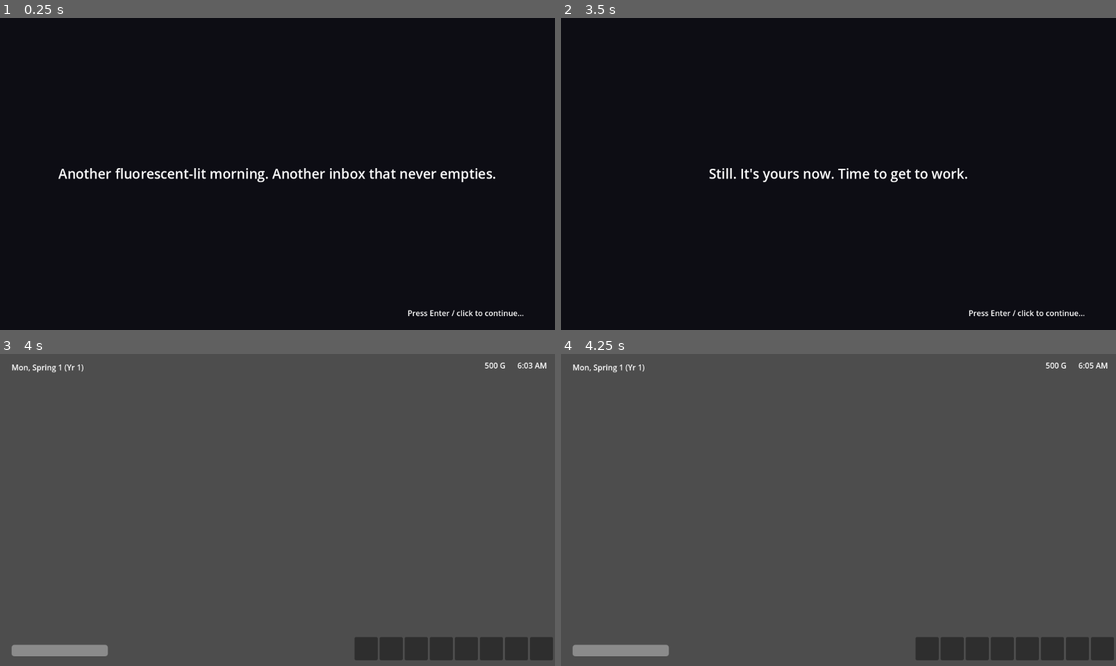
Above: before the commit, frames 1-4 (two rows, left to right).
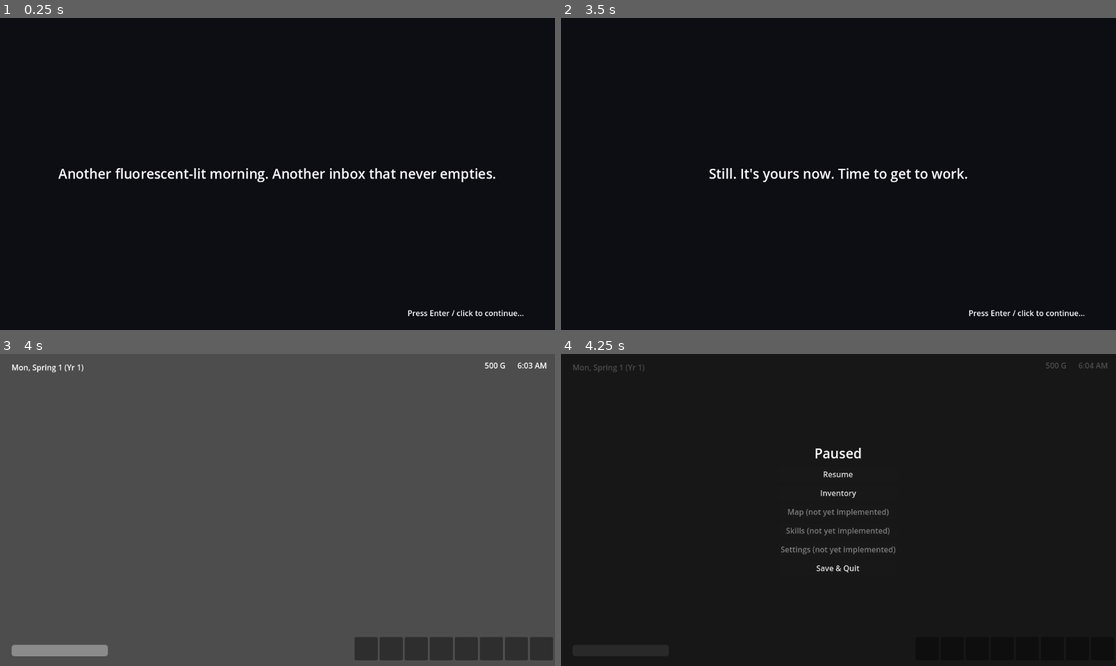
Above: after the commit, the same moments.

Repository: GRITui/story-of-country-side
Game: Godot game, scene res://scenes/Main.tscn
Same seed, same stepped clock (60 frames per second), same inputs: the game is played once before the commit and once after it.
Inputs (mouse positions are in pixels of both pictures, inside the frame that each line leads up to):
- Up to frame 1 (0.25 s): no input
- Up to frame 2 (3.5 s): tap Enter (ui_accept) at 0.5, 0.77, 1.25, 2, 2.75 s; move the mouse to (960, 158) at 0.52 s; click (960, 158) at 0.67 s; drag from (727, 189) to (810, 236) at 1.27 s; move the mouse to (894, 105) at 2.02 s; click (894, 105) at 2.17 s; drag from (810, 236) to (672, 127) at 2.77 s
- Up to frame 3 (4 s): tap Enter (ui_accept) at 3.5, 3.77 s; move the mouse to (444, 556) at 3.52 s; click (444, 556) at 3.67 s
- Up to frame 4 (4.25 s): tap Escape (ui_cancel) at 4.15 s

Frames 1-3 are identical in both runs. In frame 4, 100% of the frame differs, in the area x 0-100%, y 0-100%.

Commit message:
Frontend: pause menu + full-screen Inventory overlay (issue #52 sub-scope)
Implements design/ui-flows/menu-hud-flow-spec.md §1/§3, deferred from
PR #46. PauseMenu (scenes/ui/PauseMenu.tscn + scripts/ui/pause_menu.gd)
toggles on the built-in ui_cancel action, freezes/unfreezes TimeManager
via freeze("pause")/unfreeze("pause") reusing the existing reference-
counted freeze mechanism, and exposes Resume + Inventory as real
destinations with Map/Skills/Settings wired as clearly-labelled
disabled stubs. InventoryOverlay (scenes/ui/InventoryOverlay.tscn +
scripts/ui/inventory_overlay.gd) is a full-screen reactive list bound
to InventoryManager.item_changed, primed on _ready() from the public
to_save_dict() ledger snapshot (no enumeration getter exists yet).
Both wired into scripts/story/main_controller.gd alongside the HUD.

9 new headless tests added to tests/test_runner.gd.

Co-Authored-By: Claude Sonnet 5 <noreply@anthropic.com>
Claude-Session: https://claude.ai/code/session_01M6QdZHzRp2v9Uxm1ycLjaL

Diff:
--- /dev/null
+++ b/scenes/ui/InventoryOverlay.tscn
@@ -0,0 +1,56 @@
+[gd_scene load_steps=2 format=3 uid="uid://binv0f1a2b3c4d"]
+
+[ext_resource type="Script" path="res://scripts/ui/inventory_overlay.gd" id="1"]
+
+[node name="InventoryOverlay" type="CanvasLayer"]
+script = ExtResource("1")
+
+[node name="Root" type="ColorRect" parent="."]
+anchors_preset = 15
+anchor_right = 1.0
+anchor_bottom = 1.0
+color = Color(0, 0, 0, 0.7)
+
+[node name="Panel" type="PanelContainer" parent="Root"]
+layout_mode = 1
+anchors_preset = 15
+anchor_right = 1.0
+anchor_bottom = 1.0
+offset_left = 40.0
+offset_top = 40.0
+offset_right = -40.0
+offset_bottom = -40.0
+
+[node name="Margin" type="MarginContainer" parent="Root/Panel"]
+layout_mode = 2
+theme_override_constants/margin_left = 24
+theme_override_constants/margin_top = 24
+theme_override_constants/margin_right = 24
+theme_override_constants/margin_bottom = 24
+
+[node name="VBox" type="VBoxContainer" parent="Root/Panel/Margin"]
+layout_mode = 2
+theme_override_constants/separation = 16
+
+[node name="Header" type="HBoxContainer" parent="Root/Panel/Margin/VBox"]
+layout_mode = 2
+
+[node name="TitleLabel" type="Label" parent="Root/Panel/Margin/VBox/Header"]
+layout_mode = 2
+size_flags_horizontal = 3
+text = "Inventory"
+theme_override_font_sizes/font_size = 24
+
+[node name="CloseButton" type="Button" parent="Root/Panel/Margin/VBox/Header"]
+layout_mode = 2
+text = "Close"
+
+[node name="ItemList" type="VBoxContainer" parent="Root/Panel/Margin/VBox"]
+layout_mode = 2
+size_flags_vertical = 3
+theme_override_constants/separation = 4
+
+[node name="EmptyLabel" type="Label" parent="Root/Panel/Margin/VBox/ItemList"]
+layout_mode = 2
+text = "(empty)"
+modulate = Color(1, 1, 1, 0.6)
--- /dev/null
+++ b/scenes/ui/PauseMenu.tscn
@@ -0,0 +1,59 @@
+[gd_scene load_steps=2 format=3 uid="uid://cpause0f1a2b3c"]
+
+[ext_resource type="Script" path="res://scripts/ui/pause_menu.gd" id="1"]
+
+[node name="PauseMenu" type="CanvasLayer"]
+script = ExtResource("1")
+
+[node name="Root" type="ColorRect" parent="."]
+anchors_preset = 15
+anchor_right = 1.0
+anchor_bottom = 1.0
+color = Color(0, 0, 0, 0.7)
+
+[node name="MenuPanel" type="CenterContainer" parent="Root"]
+layout_mode = 1
+anchors_preset = 15
+anchor_right = 1.0
+anchor_bottom = 1.0
+
+[node name="Margin" type="MarginContainer" parent="Root/MenuPanel"]
+layout_mode = 2
+theme_override_constants/margin_left = 32
+theme_override_constants/margin_top = 32
+theme_override_constants/margin_right = 32
+theme_override_constants/margin_bottom = 32
+
+[node name="VBox" type="VBoxContainer" parent="Root/MenuPanel/Margin"]
+layout_mode = 2
+theme_override_constants/separation = 8
+
+[node name="TitleLabel" type="Label" parent="Root/MenuPanel/Margin/VBox"]
+layout_mode = 2
+text = "Paused"
+theme_override_font_sizes/font_size = 28
+horizontal_alignment = 1
+
+[node name="ResumeButton" type="Button" parent="Root/MenuPanel/Margin/VBox"]
+layout_mode = 2
+text = "Resume"
+
+[node name="InventoryButton" type="Button" parent="Root/MenuPanel/Margin/VBox"]
+layout_mode = 2
+text = "Inventory"
+
+[node name="MapButton" type="Button" parent="Root/MenuPanel/Margin/VBox"]
+layout_mode = 2
+text = "Map (not yet implemented)"
+
+[node name="SkillsButton" type="Button" parent="Root/MenuPanel/Margin/VBox"]
+layout_mode = 2
+text = "Skills (not yet implemented)"
+
+[node name="SettingsButton" type="Button" parent="Root/MenuPanel/Margin/VBox"]
+layout_mode = 2
+text = "Settings (not yet implemented)"
+
+[node name="SaveQuitButton" type="Button" parent="Root/MenuPanel/Margin/VBox"]
+layout_mode = 2
+text = "Save & Quit"
--- a/scripts/story/main_controller.gd
+++ b/scripts/story/main_controller.gd
@@ -21,9 +21,15 @@
 ## intro is a full-screen narrative beat, and layering HUD chrome on top of
 ## it would contradict the spec's "nothing renders as live behind a
 ## full-screen sequence" intent (§3, applied here to the intro too).
+##
+## The pause menu (§1) is added alongside the HUD for the same reason: it
+## should not be reachable (or its Escape toggle armed) while the intro is
+## still playing.
 
 @onready var _hud_scene: PackedScene = load("res://scenes/ui/HUD.tscn")
+@onready var _pause_menu_scene: PackedScene = load("res://scenes/ui/PauseMenu.tscn")
 var _hud: CanvasLayer
+var _pause_menu: CanvasLayer
 
 func _ready() -> void:
 	if not SaveManager.load_game():
@@ -49,3 +55,10 @@
 		return
 	_hud = _hud_scene.instantiate()
 	add_child(_hud)
+	_show_pause_menu()
+
+func _show_pause_menu() -> void:
+	if _pause_menu != null:
+		return
+	_pause_menu = _pause_menu_scene.instantiate()
+	add_child(_pause_menu)
--- /dev/null
+++ b/scripts/ui/inventory_overlay.gd
@@ -0,0 +1,78 @@
+extends CanvasLayer
+class_name InventoryOverlay
+## Full-screen Inventory overlay (design/ui-flows/menu-hud-flow-spec.md §3),
+## reachable from the pause menu (§1).
+##
+## Pure display layer, same convention as hud.gd: every row is read from
+## InventoryManager at scene-ready time and then kept in sync via its
+## item_changed signal -- no InventoryOverlay-local duplicate ledger.
+##
+## InventoryManager (scripts/autoload/inventory_manager.gd) is a plain
+## item_id -> count ledger with no enumeration getter and no item metadata
+## (icon/display name) -- the same content gap hud.gd already flagged for
+## the hotbar. There is no public "give me every non-zero item" method, so
+## priming reads InventoryManager.to_save_dict()["counts"] -- an existing
+## public method (not a `_`-prefixed field) whose return happens to be a
+## duplicate of the full ledger, which is exactly what save/load already
+## relies on. This is a read path, not a private-field reach-around.
+##
+## No icons, sorting, or categories -- a plain "item_id  x count" list per
+## row, per the spec's explicit allowance ("one slot-rendering component"
+## is a §3 aspiration blocked on the same item-metadata gap; this ships
+## the plainest possible reactive list instead of fabricating slot art).
+
+signal closed
+
+@onready var _list: VBoxContainer = $Root/Panel/Margin/VBox/ItemList
+@onready var _empty_label: Label = $Root/Panel/Margin/VBox/ItemList/EmptyLabel
+@onready var _close_button: Button = $Root/Panel/Margin/VBox/Header/CloseButton
+
+var _rows: Dictionary = {} # item_id -> Label
+
+func _ready() -> void:
+	_close_button.pressed.connect(_on_close_pressed)
+	InventoryManager.item_changed.connect(_on_item_changed)
+	_prime_from_current_state()
+
+func _prime_from_current_state() -> void:
+	var counts: Dictionary = InventoryManager.to_save_dict().get("counts", {})
+	for item_id in counts.keys():
+		_set_row(item_id, counts[item_id])
+	_refresh_empty_label()
+
+func _on_item_changed(item_id: String, _delta: int, total: int) -> void:
+	if total <= 0:
+		_remove_row(item_id)
+	else:
+		_set_row(item_id, total)
+	_refresh_empty_label()
+
+func _set_row(item_id: String, total: int) -> void:
+	if total <= 0:
+		_remove_row(item_id)
+		return
+	var label: Label = _rows.get(item_id)
+	if label == null:
+		label = Label.new()
+		label.name = "Item_%s" % item_id
+		_list.add_child(label)
+		_rows[item_id] = label
+	label.text = "%s  x%d" % [item_id, total]
+
+func _remove_row(item_id: String) -> void:
+	var label: Label = _rows.get(item_id)
+	if label != null:
+		# free(), not queue_free() -- callers (including headless tests) need
+		# the row gone from the tree immediately, not at end-of-frame.
+		label.free()
+		_rows.erase(item_id)
+
+func _refresh_empty_label() -> void:
+	_empty_label.visible = _rows.is_empty()
+
+func _on_close_pressed() -> void:
+	closed.emit()
+
+func _exit_tree() -> void:
+	if InventoryManager.item_changed.is_connected(_on_item_changed):
+		InventoryManager.item_changed.disconnect(_on_item_changed)
--- /dev/null
+++ b/scripts/ui/pause_menu.gd
@@ -0,0 +1,100 @@
+extends CanvasLayer
+class_name PauseMenu
+## In-game pause menu (design/ui-flows/menu-hud-flow-spec.md §1).
+##
+## Toggled by the built-in `ui_cancel` action (Escape by default) --
+## project.godot has no [input] section yet, so this reuses Godot's default
+## action instead of adding a new one and touching that shared file for no
+## reason. Freezes TimeManager via freeze("pause")/unfreeze("pause") while
+## open, reusing the same reference-counted freeze mechanism the festival
+## system (#21) already established -- one time-freeze mechanism, per the
+## spec's own §1 rule, not a second one.
+##
+## Menu items per the spec's §1 tree: Resume, Inventory, Map, Skills /
+## Progression, Settings, Save & Quit to Title. Only Resume and Inventory
+## are real destinations this PR -- Map, Skills, and Settings have no
+## backing scene/system to open yet (no MapManager/SkillManager UI/settings
+## system exists), so they're wired as disabled buttons clearly labelled
+## "(not yet implemented)" rather than either faking a screen or silently
+## omitting the menu item the spec lists. Save & Quit to Title is also
+## partial: there is no title screen yet (see main_controller.gd's own
+## docstring on this gap), so it calls the real SaveManager.save_game()
+## and then quits the application outright instead of returning to a title
+## screen that doesn't exist -- flagged here and in the PR, not faked.
+
+const PAUSE_REASON := "pause"
+
+@onready var _menu_panel: Control = $Root/MenuPanel
+@onready var _resume_button: Button = $Root/MenuPanel/Margin/VBox/ResumeButton
+@onready var _inventory_button: Button = $Root/MenuPanel/Margin/VBox/InventoryButton
+@onready var _map_button: Button = $Root/MenuPanel/Margin/VBox/MapButton
+@onready var _skills_button: Button = $Root/MenuPanel/Margin/VBox/SkillsButton
+@onready var _settings_button: Button = $Root/MenuPanel/Margin/VBox/SettingsButton
+@onready var _save_quit_button: Button = $Root/MenuPanel/Margin/VBox/SaveQuitButton
+
+var _inventory_overlay: InventoryOverlay
+var _is_open := false
+
+func _ready() -> void:
+	visible = false
+	_resume_button.pressed.connect(_on_resume_pressed)
+	_inventory_button.pressed.connect(_on_inventory_pressed)
+	_save_quit_button.pressed.connect(_on_save_quit_pressed)
+	# Map/Skills/Settings have no destination yet -- disabled, not hidden,
+	# so the menu shape matches the spec's §1 tree even though three of its
+	# six items aren't implemented.
+	_map_button.disabled = true
+	_skills_button.disabled = true
+	_settings_button.disabled = true
+
+func _unhandled_input(event: InputEvent) -> void:
+	if not event.is_action_pressed("ui_cancel"):
+		return
+	if _is_open:
+		# While the Inventory sub-screen is showing, Escape backs out to the
+		# pause menu first rather than resuming straight through it.
+		if _inventory_overlay != null and is_instance_valid(_inventory_overlay):
+			_close_inventory()
+		else:
+			close()
+	else:
+		open()
+	get_viewport().set_input_as_handled()
+
+func open() -> void:
+	if _is_open:
+		return
+	_is_open = true
+	visible = true
+	_menu_panel.visible = true
+	TimeManager.freeze(PAUSE_REASON)
+
+func close() -> void:
+	if not _is_open:
+		return
+	_close_inventory()
+	_is_open = false
+	visible = false
+	TimeManager.unfreeze(PAUSE_REASON)
+
+func is_open() -> bool:
+	return _is_open
+
+func _on_resume_pressed() -> void:
+	close()
+
+func _on_inventory_pressed() -> void:
+	_menu_panel.visible = false
+	_inventory_overlay = load("res://scenes/ui/InventoryOverlay.tscn").instantiate()
+	add_child(_inventory_overlay)
+	_inventory_overlay.closed.connect(_close_inventory)
+
+func _close_inventory() -> void:
+	if _inventory_overlay != null and is_instance_valid(_inventory_overlay):
+		_inventory_overlay.queue_free()
+	_inventory_overlay = null
+	_menu_panel.visible = true
+
+func _on_save_quit_pressed() -> void:
+	SaveManager.save_game()
+	get_tree().quit()
--- a/tests/test_runner.gd
+++ b/tests/test_runner.gd
@@ -43,6 +43,7 @@
 var _bundle_completed_events: Array = [] ## Array[String] of bundle_id, same reason
 var _year_three_evaluation_events: Array = [] ## Array[Array] of [challenge_mode, completed, total, passed], same reason
 var _game_over_events: Array = [] ## Array[String] of reason, same reason
+var _inventory_overlay_closed_count := 0 ## member, not a local -- GDScript lambdas capture locals by value
 
 func _ready() -> void:
 	_test_minute_and_hour_wrap()
@@ -158,6 +159,17 @@
 	_test_hud_stamina_bar_updates_on_signal()
 	_test_hud_clock_label_updates_on_minute_passed()
 	_test_hud_initial_state_reflects_current_backend_values()
+
+	_test_pause_menu_open_and_close_toggle_state()
+	_test_pause_menu_freezes_and_unfreezes_time_manager()
+	_test_pause_menu_resume_button_closes_and_unfreezes()
+	_test_pause_menu_inventory_button_shows_overlay_and_hides_menu_panel()
+	_test_pause_menu_still_frozen_while_inventory_overlay_open()
+	_test_inventory_overlay_lists_current_items_on_ready()
+	_test_inventory_overlay_updates_reactively_on_item_changed()
+	_test_inventory_overlay_removes_row_when_item_reaches_zero()
+	_test_inventory_overlay_close_emits_closed_signal()
+
 	_test_available_fish_filters_by_location_season_hour()
 	_test_available_fish_sorted_and_ignores_unregistered()
 	_test_attempt_catch_unregistered_fish_returns_empty()
@@ -1817,6 +1829,124 @@
 	var bar: ProgressBar = hud.get_node("BottomBar/StaminaCluster/StaminaBar")
 	_check(bar.value == 55, "stamina bar should be primed from current StaminaManager.current_stamina on _ready(), got %s" % bar.value)
 	hud.queue_free()
+
+## --- Frontend: Pause menu + Inventory overlay (menu-hud-flow-spec.md §1/§3) ---
+##
+## Same discipline as the HUD block above: what's asserted here is signal
+## wiring, freeze/unfreeze pairing, and reactive label state -- exact
+## layout/visuals can only be verified by looking at a running scene (see
+## pause_menu.gd / inventory_overlay.gd docstrings for the content gaps).
+
+func _make_pause_menu() -> PauseMenu:
+	var scene: PackedScene = load("res://scenes/ui/PauseMenu.tscn")
+	var menu: PauseMenu = scene.instantiate()
+	add_child(menu)
+	return menu
+
+func _make_inventory_overlay() -> InventoryOverlay:
+	var scene: PackedScene = load("res://scenes/ui/InventoryOverlay.tscn")
+	var overlay: InventoryOverlay = scene.instantiate()
+	add_child(overlay)
+	return overlay
+
+## The ui_cancel input binding itself (_unhandled_input) isn't exercised
+## here -- simulating a real input event headlessly through the viewport is
+## not meaningfully testable this way; this only asserts the open()/close()
+## API surface that _unhandled_input calls into. Verifying Escape actually
+## toggles the menu requires looking at a running scene.
+func _test_pause_menu_open_and_close_toggle_state() -> void:
+	var menu := _make_pause_menu()
+	_check(not menu.is_open(), "pause menu should start closed")
+	menu.open()
+	_check(menu.is_open(), "open() should mark the menu open")
+	menu.close()
+	_check(not menu.is_open(), "close() should mark the menu closed")
+	menu.queue_free()
+
+func _test_pause_menu_freezes_and_unfreezes_time_manager() -> void:
+	TimeManager.unfreeze(PauseMenu.PAUSE_REASON) # in case a prior failing test left this set
+	var menu := _make_pause_menu()
+	menu.open()
+	_check(TimeManager.is_frozen(), "opening the pause menu should freeze TimeManager")
+	menu.close()
+	_check(not TimeManager.is_frozen(), "closing the pause menu should unfreeze TimeManager")
+	menu.queue_free()
+
+func _test_pause_menu_resume_button_closes_and_unfreezes() -> void:
+	TimeManager.unfreeze(PauseMenu.PAUSE_REASON)
+	var menu := _make_pause_menu()
+	menu.open()
+	menu.get_node("Root/MenuPanel/Margin/VBox/ResumeButton").pressed.emit()
+	_check(not menu.is_open(), "Resume button should close the pause menu")
+	_check(not TimeManager.is_frozen(), "Resume button should unfreeze TimeManager")
+	menu.queue_free()
+
+func _test_pause_menu_inventory_button_shows_overlay_and_hides_menu_panel() -> void:
+	TimeManager.unfreeze(PauseMenu.PAUSE_REASON)
+	var menu := _make_pause_menu()
+	menu.open()
+	menu.get_node("Root/MenuPanel/Margin/VBox/InventoryButton").pressed.emit()
+	_check(not menu.get_node("Root/MenuPanel").visible,
+		"opening Inventory should hide the main pause menu panel")
+	_check(menu.get_node("InventoryOverlay") != null,
+		"opening Inventory should instantiate the InventoryOverlay as a child")
+	menu.close()
+	menu.queue_free()
+
+func _test_pause_menu_still_frozen_while_inventory_overlay_open() -> void:
+	TimeManager.unfreeze(PauseMenu.PAUSE_REASON)
+	var menu := _make_pause_menu()
+	menu.open()
+	menu.get_node("Root/MenuPanel/Margin/VBox/InventoryButton").pressed.emit()
+	_check(TimeManager.is_frozen(),
+		"TimeManager should stay frozen while the Inventory overlay is open (single pause-reason)")
+	menu.close()
+	_check(not TimeManager.is_frozen(), "closing from within the Inventory overlay should still fully unfreeze")
+	menu.queue_free()
+
+func _test_inventory_overlay_lists_current_items_on_ready() -> void:
+	_reset_inventory_manager()
+	InventoryManager.add_item("parsnip", 3)
+	InventoryManager.add_item("egg", 2)
+	var overlay := _make_inventory_overlay() # _ready() should prime from current InventoryManager state
+	_check(overlay.get_node("Root/Panel/Margin/VBox/ItemList/Item_parsnip").text == "parsnip  x3",
+		"overlay should list parsnip x3 primed from current state")
+	_check(overlay.get_node("Root/Panel/Margin/VBox/ItemList/Item_egg").text == "egg  x2",
+		"overlay should list egg x2 primed from current state")
+	overlay.queue_free()
+
+func _test_inventory_overlay_updates_reactively_on_item_changed() -> void:
+	_reset_inventory_manager()
+	var overlay := _make_inventory_overlay()
+	InventoryManager.add_item("wood", 5)
+	_check(overlay.get_node("Root/Panel/Margin/VBox/ItemList/Item_wood").text == "wood  x5",
+		"overlay should add a row reactively when item_changed fires for a new item")
+	InventoryManager.add_item("wood", 4)
+	_check(overlay.get_node("Root/Panel/Margin/VBox/ItemList/Item_wood").text == "wood  x9",
+		"overlay row should update to the new running total")
+	overlay.queue_free()
+
+func _test_inventory_overlay_removes_row_when_item_reaches_zero() -> void:
+	_reset_inventory_manager()
+	InventoryManager.add_item("stone", 2)
+	var overlay := _make_inventory_overlay()
+	InventoryManager.remove_item("stone", 2)
+	_check(not overlay.get_node("Root/Panel/Margin/VBox/ItemList").has_node("Item_stone"),
+		"overlay row should be removed once an item's count reaches zero")
+	overlay.queue_free()
+
+func _on_inventory_overlay_closed_for_test() -> void:
+	_inventory_overlay_closed_count += 1
+
+func _test_inventory_overlay_close_emits_closed_signal() -> void:
+	_reset_inventory_manager()
+	_inventory_overlay_closed_count = 0
+	var overlay := _make_inventory_overlay()
+	overlay.closed.connect(_on_inventory_overlay_closed_for_test)
+	overlay.get_node("Root/Panel/Margin/VBox/Header/CloseButton").pressed.emit()
+	_check(_inventory_overlay_closed_count == 1, "pressing Close should emit the closed signal exactly once")
+	overlay.queue_free()
+
 ## --- ENG-15: Fishing (FishingManager) ---
 
 func _test_available_fish_filters_by_location_season_hour() -> void:
